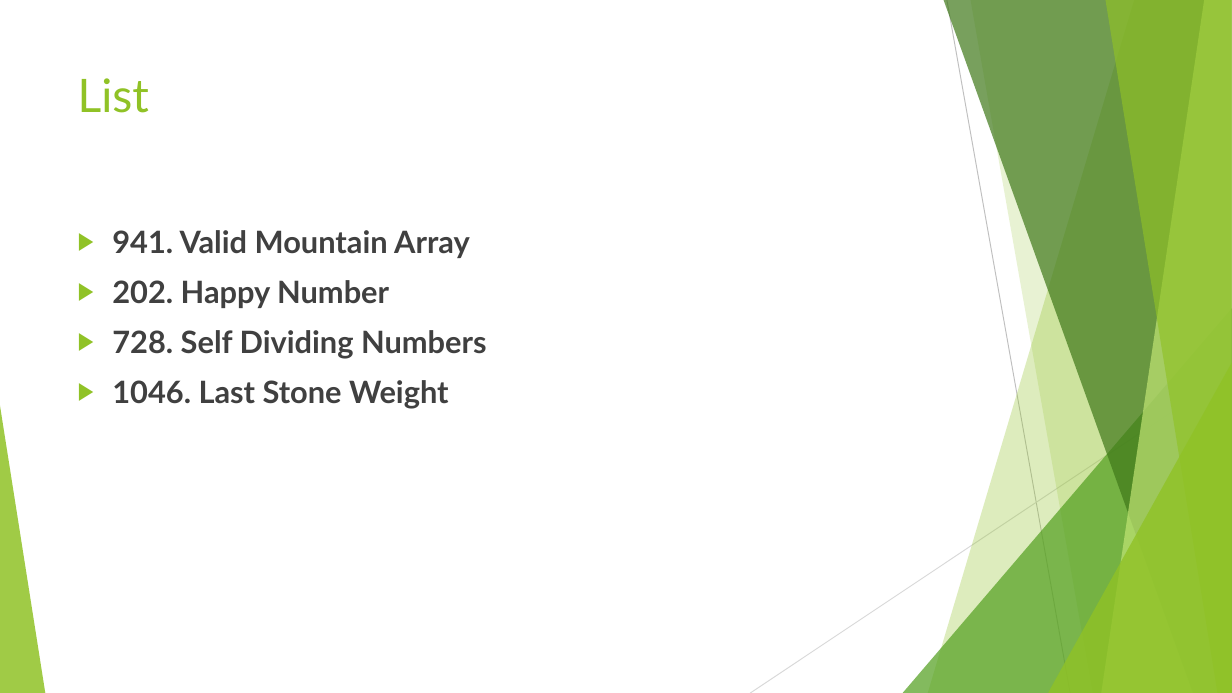
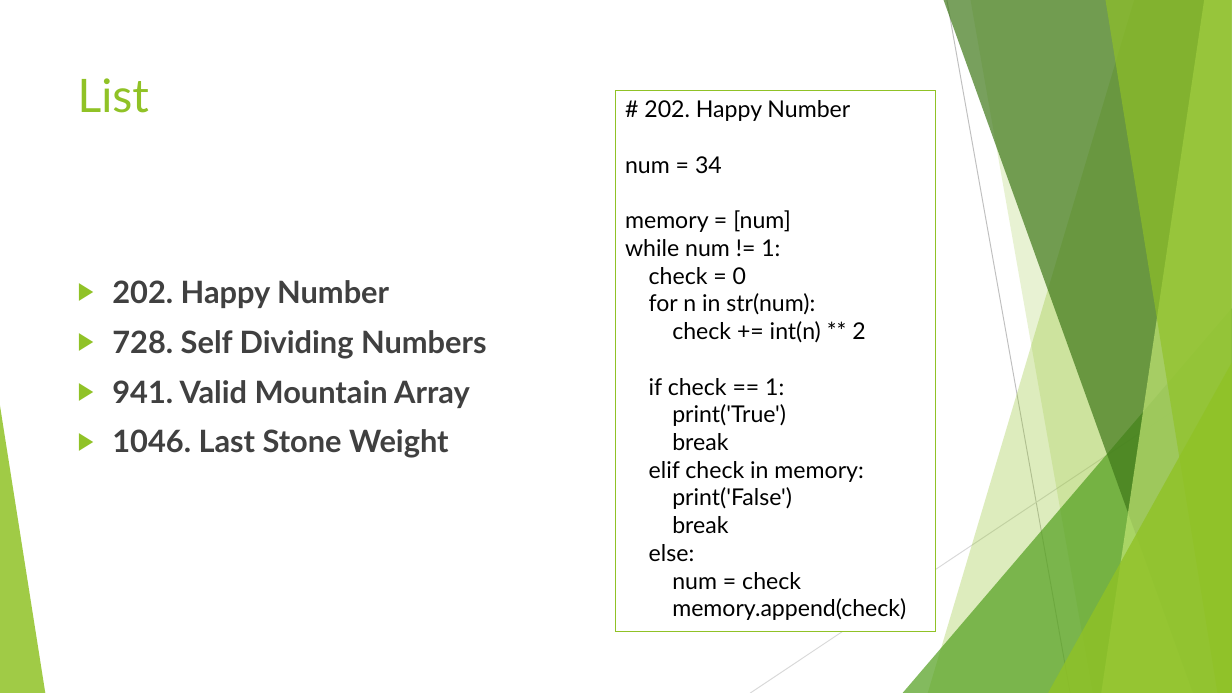
Before and after one commit to d823944/Python4Us, a slide deck: slide 18 of Slides/Python Basics_20190630.pptx. Drawn at 1232x693 pixels with LibreOffice and Linux fonts; fonts in the diff are those of the drawing. Boxes give left, top, right and bottom in pixels: in the first picture for what was removed or moved away, otherwise in the second. Text is boxed around its words. In the diff, an @@ line names an element or a change of style, - is before the commit and + after.

```diff
--- a/Slides/Python Basics_20190630.pptx
+++ b/Slides/Python Basics_20190630.pptx
@@ rectangle added at box(616, 91, 935, 632), fill #FFFFFF, outline #90C226 0.75 pt, 18 pt, text #000000 @@
+# 202. Happy Number
+num = 34
+memory = [num]
+while num != 1:
+check = 0
+for n in str(num):
+check += int(n) ** 2
+if check == 1:
+print('True')
+break
+elif check in memory:
+print('False')
+break
+else:
+num = check
+memory.append(check)
@@ text at box(112, 230, 470, 258): paragraph removed @@
-▶ 941. Valid Mountain Array
@@ text at box(112, 380, 470, 408): paragraph added @@
+▶ 941. Valid Mountain Array
```
Also in this commit, not shown: 8 other slides changed, 1 slide added.
